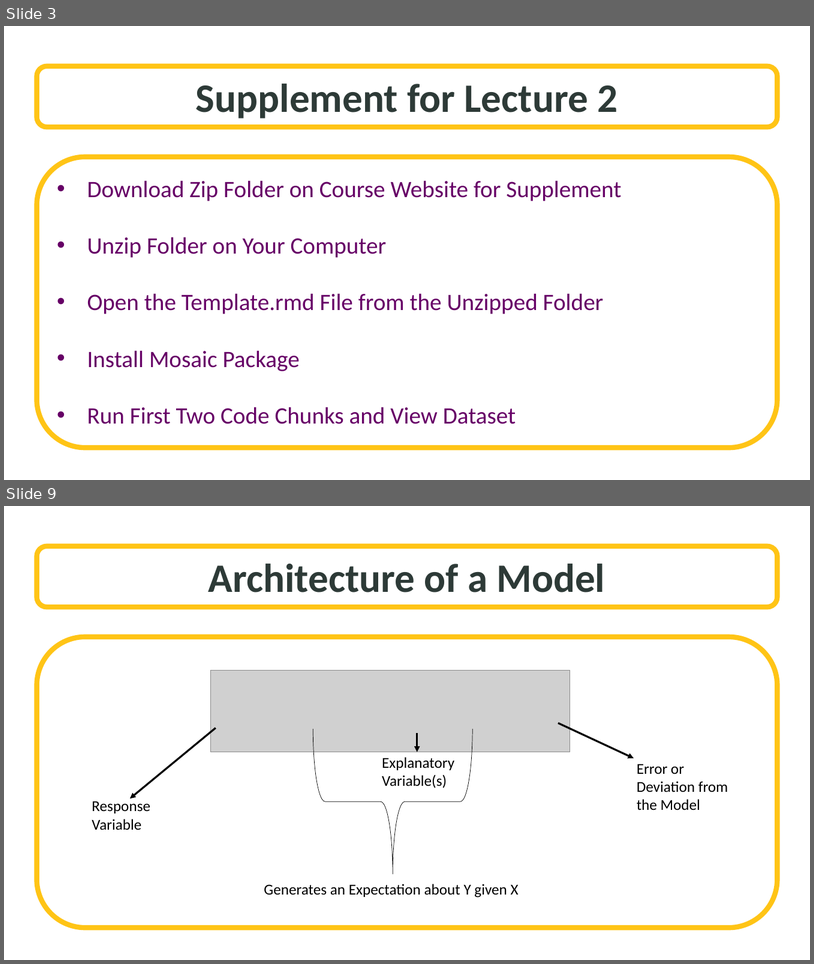
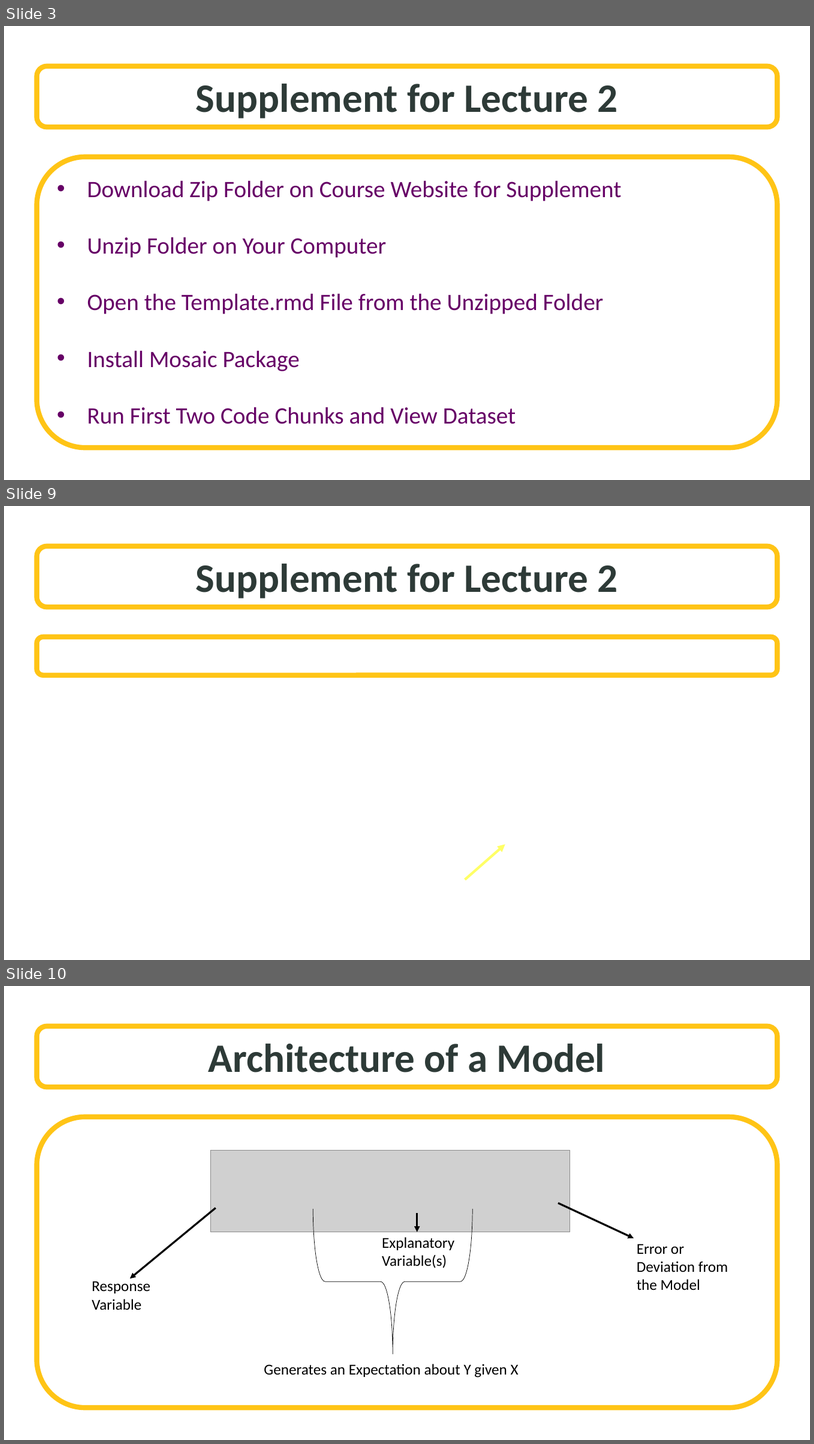
Before and after one commit to SuperMarioGiacomazzo/STOR455_WEBSITE, a slide deck: Lectures/2 - Four Step Process.pptx. Shown one above the other, each under a label of ours: slides 3 and 9 before the commit, slides 3, 9 and 10 after it; the slides between them are not shown. The pictures are 814x964 and 814x1444 pixels, drawn with LibreOffice and Linux fonts; fonts in the diff are those of the drawing; grey boxes stand for pictures; background and template pictures are left out. Boxes give left, top, right and bottom in pixels: in the first picture for what was removed or moved away, otherwise in the second. Text is boxed around its words. In the diff, an @@ line names an element or a change of style, - is before the commit and + after.

```diff
--- a/Lectures/2 - Four Step Process.pptx
+++ b/Lectures/2 - Four Step Process.pptx
@@ slide 9 added at bbox=[4, 506, 810, 960], background picture (left out) @@
@@ rounded rectangle added at bbox=[36, 546, 778, 607], fill #FFFFFF at 70% opacity, outline #FFC416 6 pt, 48 pt, text #2D3A37, bold @@
+Supplement for Lecture 2
@@ rounded rectangle added at bbox=[36, 637, 778, 675], fill #FFFFFF, outline #FFC416 6 pt @@
@@ arrow added from (465, 879) to (506, 844), #FFFF66 3 pt @@
@@ what was slide 9 is now slide 10 @@
```
Also in this commit, not shown: 2 slides changed, 1 other slide added, 1 slide removed.
